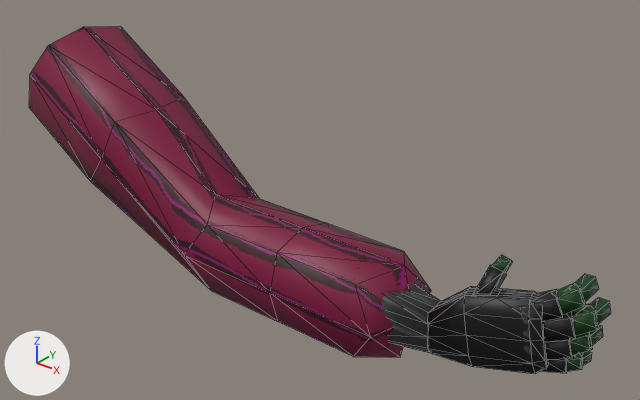
Two versions of the glTF model Model/Arm.glb, one commit apart.
Both versions are drawn from a camera (50 mm lens) standing at (0.662, -0.624, 1.307) and looking at (0.136, 0.033, 0.9). Arrows for +X, +Y and +Z are at lower left; the lights stay in place. Mesh edges are drawn as thin lines. Where no turn or scale is listed for an object, it has been applied to the vertices. Vertices at the same position are counted once.
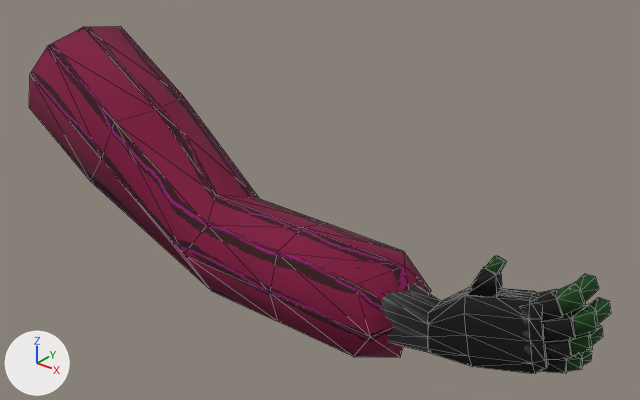
Where the change shows, as pixel boxes (x1, y1, x2, y2) in the pictures (640 x 400 px):
'Cube.026', surface changed, reshaped: (29, 26, 611, 374) in both
part 1 of me_cube_028, built on: before (444, 255, 534, 319); after (444, 256, 534, 319)

Diff of the bpy script that builds the scene:
```diff
--- a/Model/Arm.glb.py
+++ b/Model/Arm.glb.py
@@ mat_material @@
 n0 = _N.new('ShaderNodeBsdfPrincipled'); n0.name = 'Principled BSDF'
+n0.inputs[2].default_value = 0.893  # 'Roughness'
 n1 = _N.new('ShaderNodeOutputMaterial'); n1.name = 'Material Output'
@@ me_cube_028 @@
 # used by ob_cube_026; location = (-0.2805, -0.1306, 0.9425)
-me_cube_028.from_pydata(...)  # 221 vertices, 396 faces; spans x 0.025..0.726, y 0.072..0.198, z -0.167..0.095
+me_cube_028.from_pydata(...)  # 234 vertices, 430 faces; spans x 0.025..0.726, y 0.072..0.198, z -0.167..0.095
+# me_cube_028 part 1
+# 4 vertices are removed from x 0.615..0.631, y 0.132..0.146, z -0.083..-0.069
+# 33 faces are deleted
+# 12 vertices move from x 0.621..0.638, y 0.152..0.173, z -0.055..-0.035 to x 0.62..0.637, y 0.143..0.162, z -0.051..-0.032
+# 9 vertices are added at x 0.61..0.641, y 0.131..0.15, z -0.067..-0.062
+# 8 new vertices lie (0.014, 0.003, 0.003) away from vertices in x 0.609..0.613, y 0.129..0.146, z -0.067
+# 67 new faces join them
 me_cube_028.materials.append(mat_material)
```
